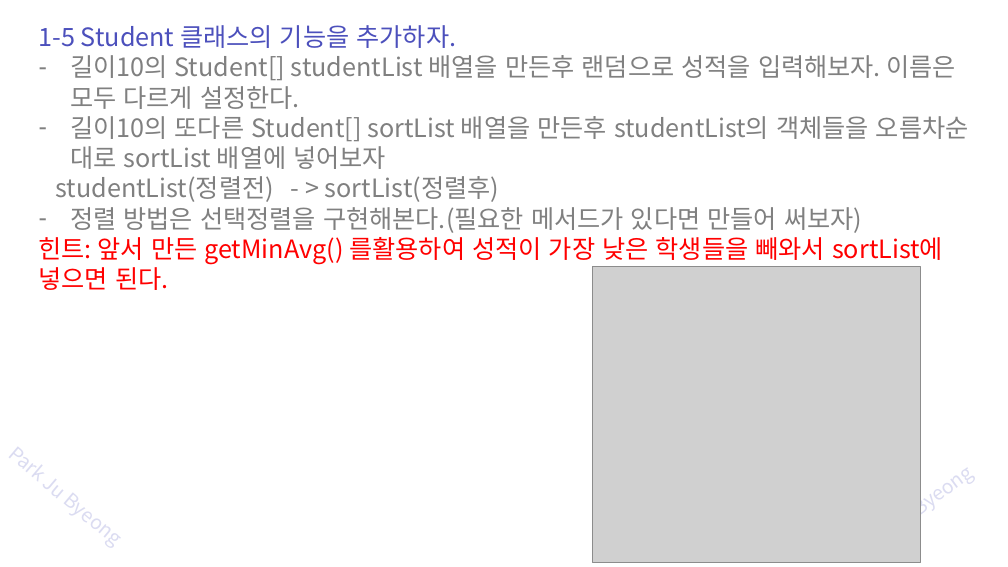
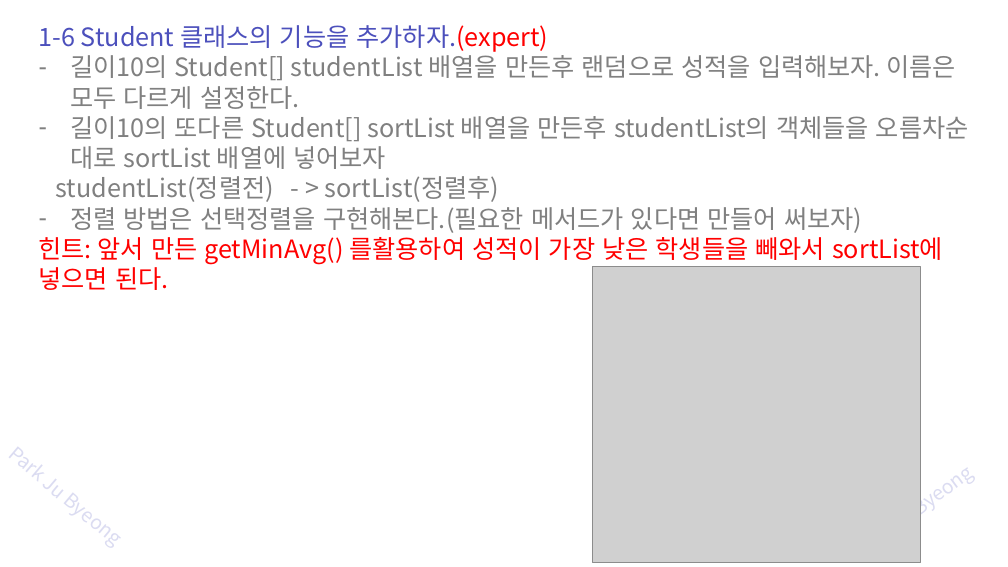
Before and after one commit to zest132/JavaLecture, a slide deck: slide 39 of JavaLecture/LectureFile/java 8강 생성자.pptx (slide 37 before the commit). Drawn at 1008x567 pixels with LibreOffice and Linux fonts; fonts in the diff are those of the drawing; grey boxes stand for pictures. Boxes give left, top, right and bottom in pixels: in the first picture for what was removed or moved away, otherwise in the second. Text is boxed around its words. In the diff, an @@ line names an element or a change of style, - is before the commit and + after.

```diff
--- a/JavaLecture/LectureFile/java 8강 생성자.pptx
+++ b/JavaLecture/LectureFile/java 8강 생성자.pptx
@@ text at (39, 25, 549, 52): text changed @@
-1-5 Student 클래스의 기능을 추가하자.
+1-6 Student 클래스의 기능을 추가하자.(expert)
```
Also in this commit, not shown: 8 other slides changed, 10 slides added, 4 slides removed, 4 other files.
